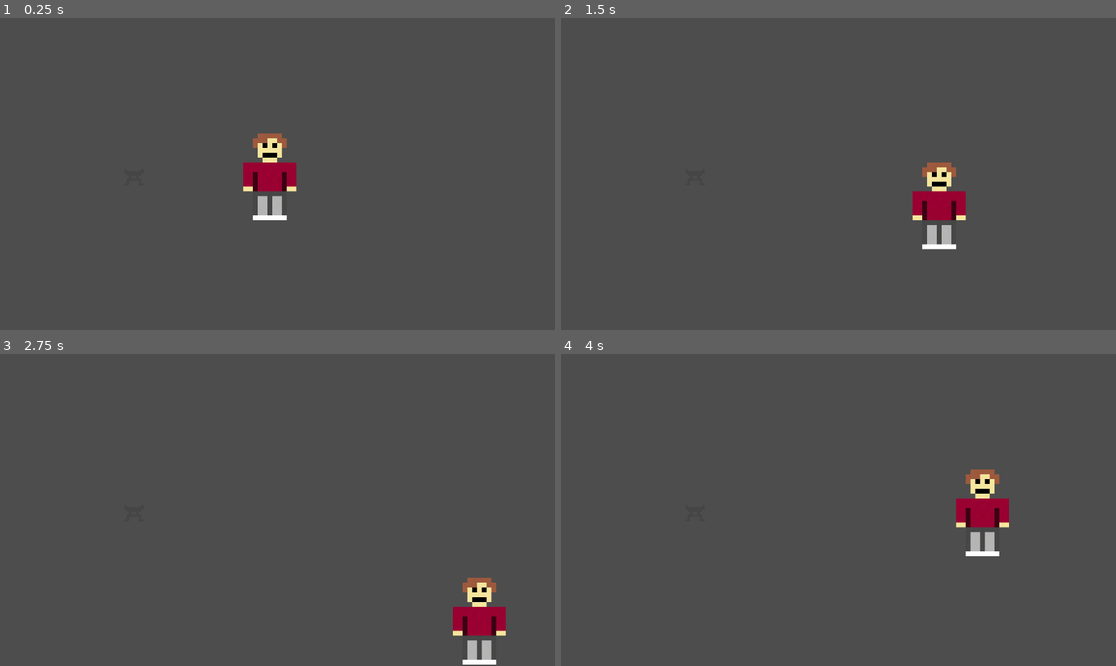
Above: before the commit, frames 1-4 (two rows, left to right).
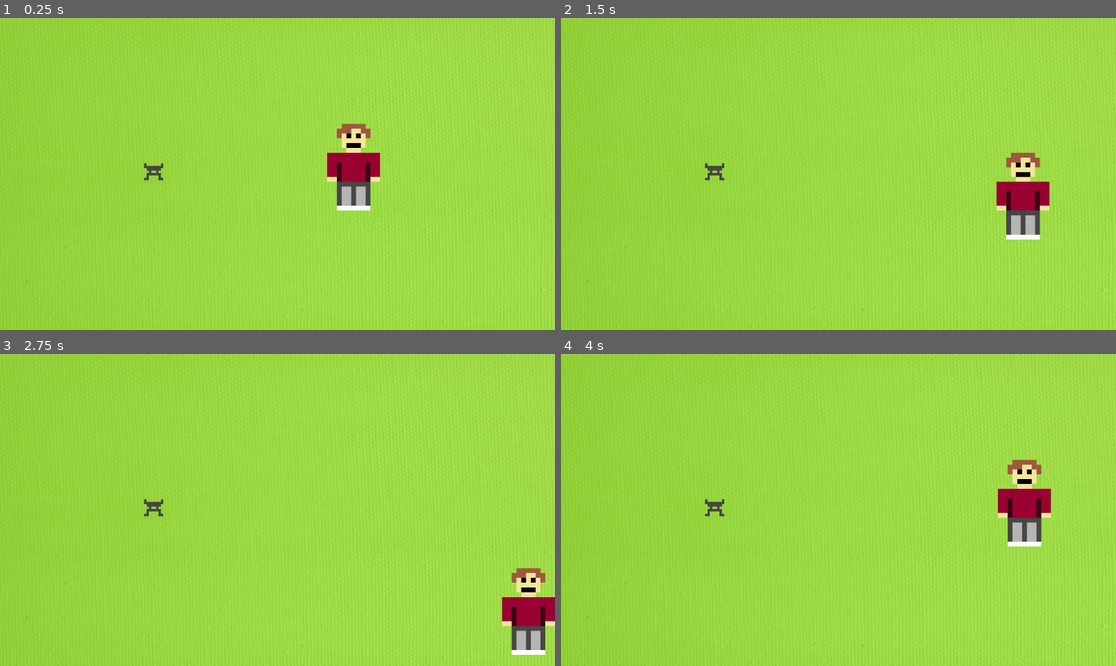
Above: after the commit, the same moments.

Repository: xandaron/TheAlchemist
Game: Godot game, scene res://scenes/test.tscn
Two runs of this game, one before a commit and one after it. Both use one fixed random seed, a clock stepped at 60 frames per second and the inputs below.
Inputs:
- Up to frame 1 (0.25 s): no input
- Up to frame 2 (1.5 s): tap Enter at 0.5 s; hold D (move right) 0.53-1.28 s; hold S (move down) from 1.28 s (still down)
- Up to frame 3 (2.75 s): release S (move down) at 2.03 s; hold D (move right) from 2.03 s (still down)
- Up to frame 4 (4 s): release D (move right) at 2.78 s; hold W (move up) 2.78-3.53 s; hold A (move left) from 3.53 s (still down)

The runs differ from the first frame. In frame 1, 100% of the frame differs, in the area x 0-100%, y 0-100%; in frame 2, 100%; in frame 3, 100%; in frame 4, 100%.

Commit message:
Light turn on gradient

Diff:
--- a/scenes/Light.gd
+++ b/scenes/Light.gd
@@ -1,4 +1,19 @@
 extends PointLight2D
+
+var timer := 0.0
+var control := false
 
 func _on_brazier_entered(_body):
 	enabled = true
+	control = true
+
+func _process(delta):
+	if not control:
+		return
+
+	if timer < 4:
+		timer += delta
+		energy = -(1 / pow(2.7182, timer - 1.8)) + 7
+	else:
+		energy = 7
+		control = false
--- a/scenes/test.tscn
+++ b/scenes/test.tscn
@@ -1,6 +1,7 @@
-[gd_scene load_steps=23 format=3 uid="uid://dgri5x36xf877"]
+[gd_scene load_steps=26 format=3 uid="uid://dgri5x36xf877"]
 
 [ext_resource type="Script" path="res://scripts/scene_script.gd" id="1_8nsuj"]
+[ext_resource type="Texture2D" uid="uid://dv4qppu42dt41" path="res://assets/textures/green.jpg" id="2_ewqpb"]
 [ext_resource type="Texture2D" uid="uid://cij2wois46i3c" path="res://assets/textures/brazier/brazier.png" id="3_b58qi"]
 [ext_resource type="Script" path="res://scripts/PlayerCharacter.gd" id="5_0yvrj"]
 [ext_resource type="Script" path="res://scenes/Light.gd" id="5_rrma4"]
@@ -18,13 +19,16 @@
 
 [sub_resource type="Gradient" id="Gradient_i3ou5"]
 interpolation_mode = 2
-offsets = PackedFloat32Array(0, 0.798701)
-colors = PackedColorArray(1, 1, 1, 1, 0, 0, 0, 1)
+offsets = PackedFloat32Array(0.363636, 1)
+colors = PackedColorArray(1, 1, 1, 1, 1, 1, 1, 0)
 
 [sub_resource type="GradientTexture2D" id="GradientTexture2D_02l1g"]
 gradient = SubResource("Gradient_i3ou5")
+width = 16
+height = 16
 fill = 1
 fill_from = Vector2(0.5, 0.5)
+fill_to = Vector2(0.5, 0)
 
 [sub_resource type="SpriteFrames" id="SpriteFrames_1bxuc"]
 animations = [{
@@ -58,29 +62,46 @@
 }]
 
 [sub_resource type="ParticleProcessMaterial" id="ParticleProcessMaterial_4vxig"]
-lifetime_randomness = 0.5
+lifetime_randomness = 0.7
 particle_flag_disable_z = true
+particle_flag_damping_as_friction = true
 emission_shape_offset = Vector3(0, -25, 0)
 emission_shape = 3
 emission_box_extents = Vector3(15, 5, 1)
 angle_min = -180.0
 angle_max = 180.0
-direction = Vector3(0, 0, 0)
+direction = Vector3(0, -1, 0)
+spread = 0.0
+initial_velocity_min = 4.0
+initial_velocity_max = 15.0
 gravity = Vector3(0, -10, 0)
+attractor_interaction_enabled = false
+turbulence_enabled = true
+turbulence_noise_strength = 0.5
+turbulence_noise_scale = 1.0
 
 [sub_resource type="Gradient" id="Gradient_d2ygt"]
-interpolation_mode = 2
-offsets = PackedFloat32Array(0, 0.12987)
-colors = PackedColorArray(0.262932, 0.262932, 0.262932, 0.682353, 0.255659, 0.255659, 0.255659, 0)
+offsets = PackedFloat32Array(0, 0.11039, 0.649351)
+colors = PackedColorArray(0.0728426, 0.0728426, 0.0728426, 1, 0.188235, 0.188235, 0.188235, 0.168627, 0.254902, 0.254902, 0.254902, 0)
 
 [sub_resource type="GradientTexture2D" id="GradientTexture2D_6bf8s"]
 gradient = SubResource("Gradient_d2ygt")
-fill = 1
+width = 8
+height = 8
+fill = 2
 fill_from = Vector2(0.5, 0.5)
+fill_to = Vector2(0.5, 0)
+
+[sub_resource type="RectangleShape2D" id="RectangleShape2D_g1uo4"]
+size = Vector2(40, 35)
 
 [sub_resource type="RectangleShape2D" id="RectangleShape2D_4ilib"]
 size = Vector2(110, 179)
 
+[sub_resource type="OccluderPolygon2D" id="OccluderPolygon2D_nxbl3"]
+cull_mode = 1
+polygon = PackedVector2Array(-25, 60, 25, 60, 26, -50, -25, -50)
+
 [sub_resource type="RectangleShape2D" id="RectangleShape2D_8liow"]
 size = Vector2(39.5, 731)
 
@@ -90,8 +111,13 @@
 [node name="Scene root" type="Node2D"]
 script = ExtResource("1_8nsuj")
 
+[node name="background" type="Sprite2D" parent="."]
+position = Vector2(584, 326)
+scale = Vector2(0.615234, 0.558997)
+texture = ExtResource("2_ewqpb")
+
 [node name="Brazier_00" type="Area2D" parent="."]
-position = Vector2(278, 328)
+position = Vector2(319, 317)
 collision_layer = 2
 
 [node name="Bounding_Box" type="CollisionShape2D" parent="Brazier_00"]
@@ -102,11 +128,11 @@
 scale = Vector2(5, 5)
 enabled = false
 color = Color(0.894118, 0.14902, 0, 0.117647)
-energy = 8.0
+energy = 7.0
 shadow_enabled = true
 shadow_color = Color(0, 0, 0, 1)
 texture = SubResource("GradientTexture2D_02l1g")
-texture_scale = 2.0
+texture_scale = 7.71
 script = ExtResource("5_rrma4")
 metadata/_edit_lock_ = true
 
@@ -119,13 +145,24 @@
 
 [node name="GPUParticles2D" type="GPUParticles2D" parent="Brazier_00"]
 emitting = false
+amount = 6
+amount_ratio = 0.8
 process_material = SubResource("ParticleProcessMaterial_4vxig")
 texture = SubResource("GradientTexture2D_6bf8s")
+lifetime = 3.0
+randomness = 0.8
 script = ExtResource("11_bkpif")
 metadata/_edit_lock_ = true
 
+[node name="Body" type="StaticBody2D" parent="Brazier_00"]
+collision_layer = 4
+
+[node name="Bounding_Box" type="CollisionShape2D" parent="Brazier_00/Body"]
+position = Vector2(0, 2.5)
+shape = SubResource("RectangleShape2D_g1uo4")
+
 [node name="Player_Character" type="CharacterBody2D" parent="."]
-position = Vector2(560, 350)
+position = Vector2(734, 330)
 collision_mask = 4
 script = ExtResource("5_0yvrj")
 
@@ -135,6 +172,11 @@
 debug_color = Color(0, 0.579059, 0.807016, 0.42)
 metadata/_edit_lock_ = true
 
+[node name="Occluder" type="LightOccluder2D" parent="Player_Character"]
+scale = Vector2(1, 1)
+occluder = SubResource("OccluderPolygon2D_nxbl3")
+metadata/_edit_lock_ = true
+
 [node name="Sprite" type="Sprite2D" parent="Player_Character"]
 position = Vector2(5, 0)
 scale = Vector2(10, 10)
Binary file added: assets/textures/green.jpg
Not shown, added: assets/textures/green.jpg.import
Binary file added: assets/textures/white.png
Not shown, added: assets/textures/white.png.import
